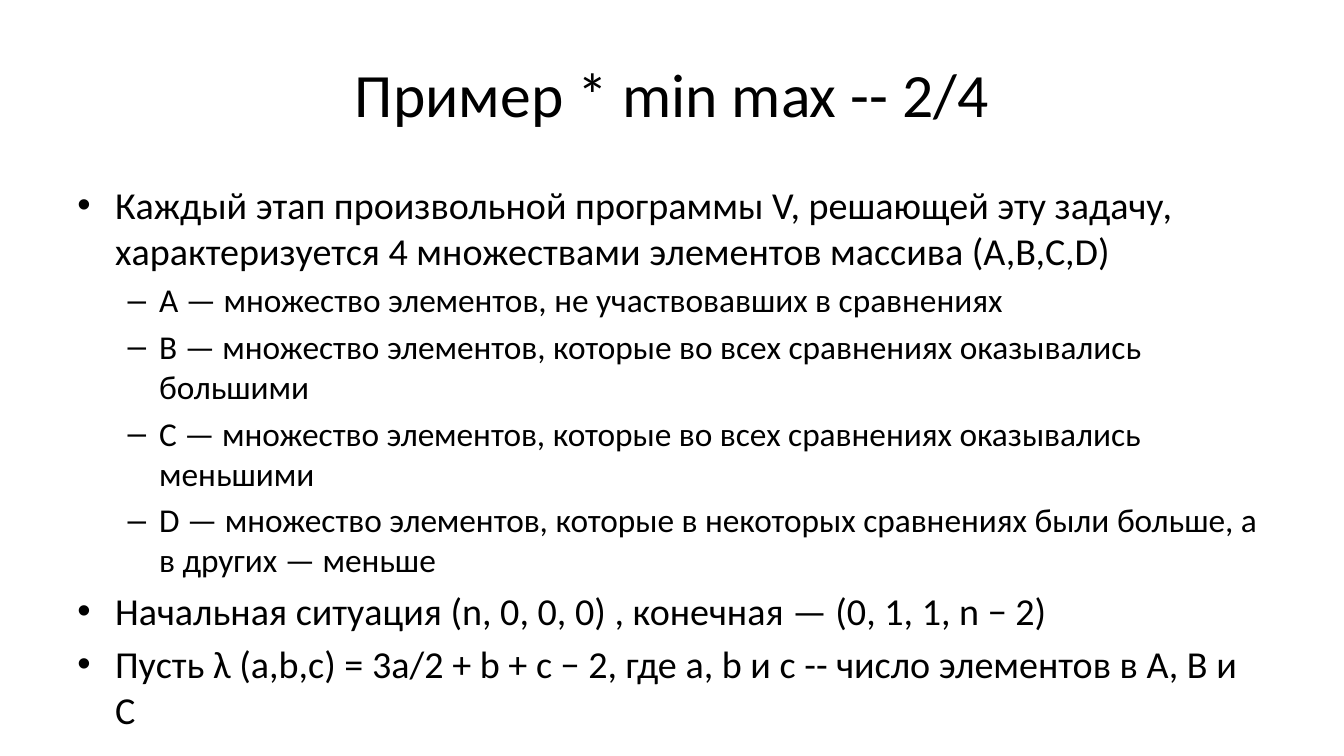
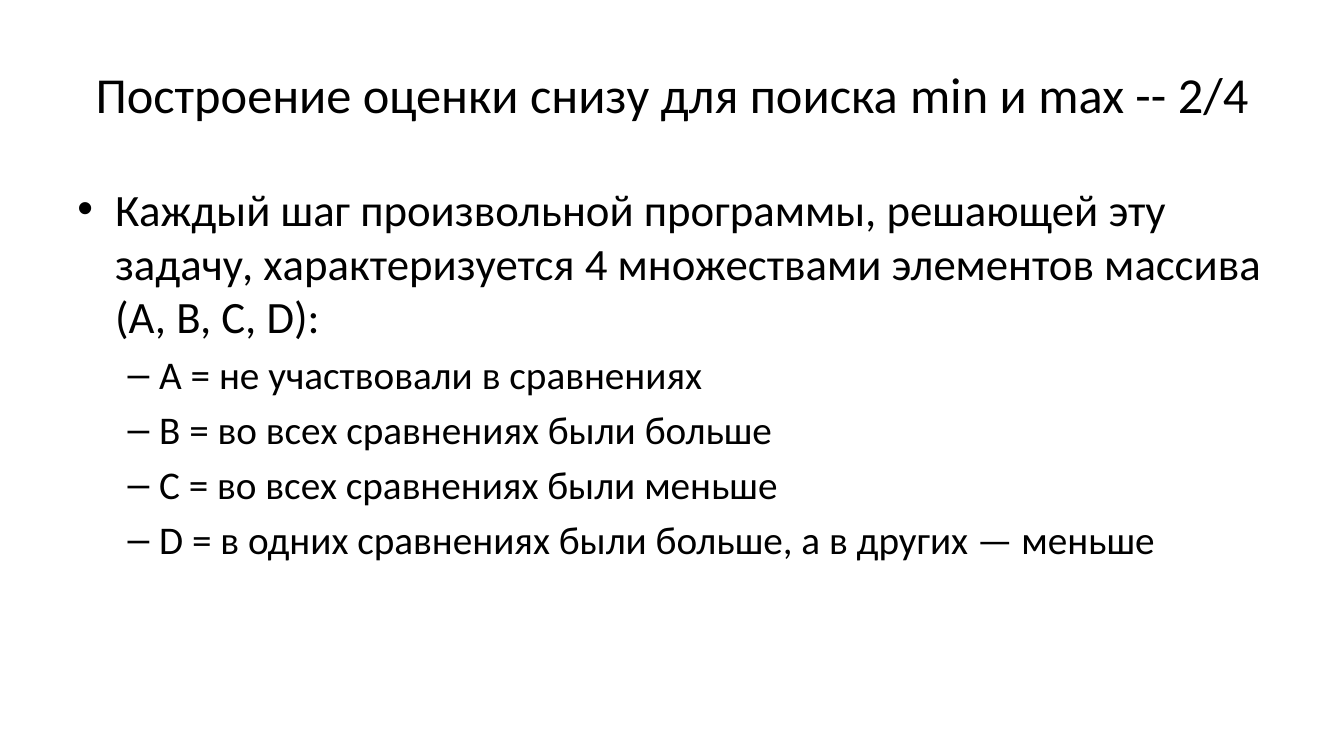
Before and after one commit to Evgueni-Petrov-aka-espetrov/Algorithms-and-Programming-in-C-pptx, a slide deck: slide 20 of 22 Оценка сложности вычислительных алгоритмов.pptx (slide 18 before the commit). Drawn at 1344x756 pixels with LibreOffice and Linux fonts; fonts in the diff are those of the drawing. Boxes give left, top, right and bottom in pixels: in the first picture for what was removed or moved away, otherwise in the second. Text is boxed around its words. In the diff, an @@ line names an element or a change of style, - is before the commit and + after.

Commit message:
более последовательное изложение; дерево трасс исполнения в примере про min+max

```diff
--- a/22 Оценка сложности вычислительных алгоритмов.pptx
+++ b/22 Оценка сложности вычислительных алгоритмов.pptx
@@ title at box(96, 78, 1249, 122): text changed; size 44 to 36 pt @@
-Пример * min max -- 2/4
+Построение оценки снизу для поиска min и max -- 2/4
@@ text at box(115, 195, 1261, 561): text changed; size 23.8 to 28 pt @@
-• Каждый этап произвольной программы V, решающей эту задачу, характеризуется 4 множествами элементов массива (A,B,C,D)
-  – A — множество элементов, не участвовавших в сравнениях
-  – B — множество элементов, которые во всех сравнениях оказывались большими
-  – C — множество элементов, которые во всех сравнениях оказывались меньшими
-  – D — множество элементов, которые в некоторых сравнениях были больше, а в других — меньше
-• Начальная ситуация (n, 0, 0, 0) , конечная — (0, 1, 1, n − 2)
-• Пусть λ (a,b,c) = 3a/2 + b + c − 2, где a, b и c -- число элементов в A, B и C
+• Каждый шаг произвольной программы, решающей эту задачу, характеризуется 4 множествами элементов массива (A, B, C, D):
+  – A = не участвовали в сравнениях
+  – B = во всех сравнениях были больше
+  – C = во всех сравнениях были меньше
+  – D = в одних сравнениях были больше, а в других — меньше
```
Also in this commit, not shown: 20 other slides changed, 3 slides added, 1 slide removed.
